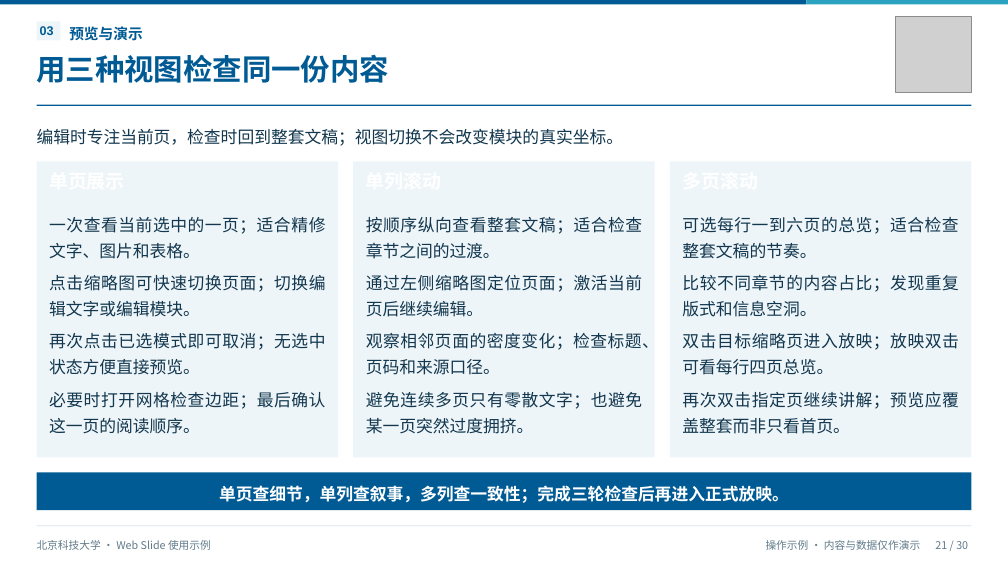
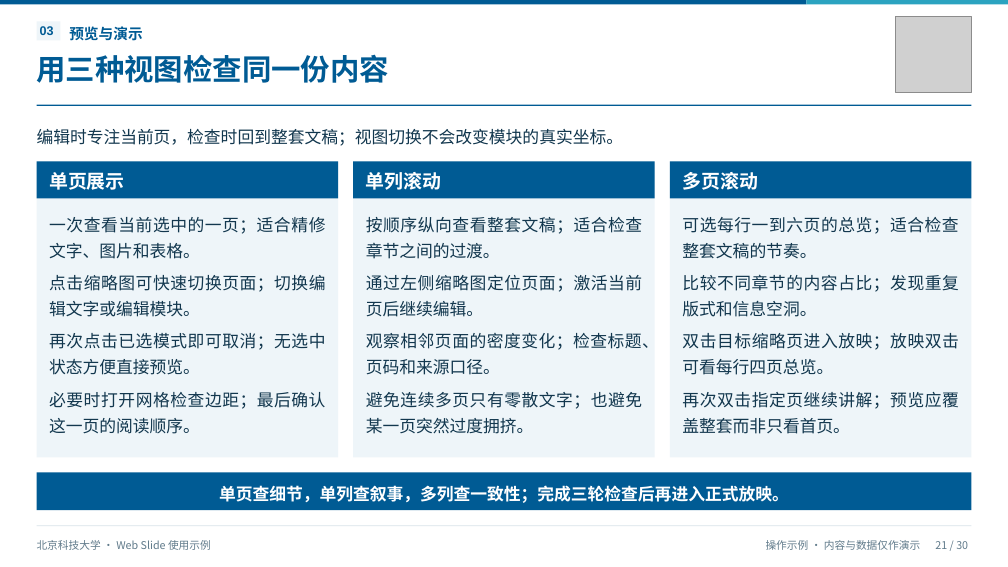
Before and after one commit to lbsun1999/html2ppt-web-slide, a slide deck: slide 21 of output/北京科技大学_WebSlide科研汇报示例.pptx. Drawn at 1008x567 pixels with LibreOffice and Linux fonts; fonts in the diff are those of the drawing; grey boxes stand for pictures. Boxes give left, top, right and bottom in pixels: in the first picture for what was removed or moved away, otherwise in the second. Text is boxed around its words. In the diff, an @@ line names an element or a change of style, - is before the commit and + after.

Commit message:
feat: modularize profile and plan editing and fix PPTX text export

```diff
--- a/output/北京科技大学_WebSlide科研汇报示例.pptx
+++ b/output/北京科技大学_WebSlide科研汇报示例.pptx
@@ rectangle added at [36, 161, 338, 198], fill #005B94 @@
@@ text added at [49, 172, 125, 190], 18 pt, text #FFFFFF, bold @@
+单页展示
@@ rectangle added at [353, 161, 655, 198], fill #005B94 @@
@@ text added at [366, 172, 442, 190], 18 pt, text #FFFFFF, bold @@
+单列滚动
@@ rectangle added at [670, 161, 972, 198], fill #005B94 @@
@@ text added at [682, 172, 758, 190], 18 pt, text #FFFFFF, bold @@
+多页滚动
```
Also in this commit, not shown: 18 other slides changed, 54 other files.
